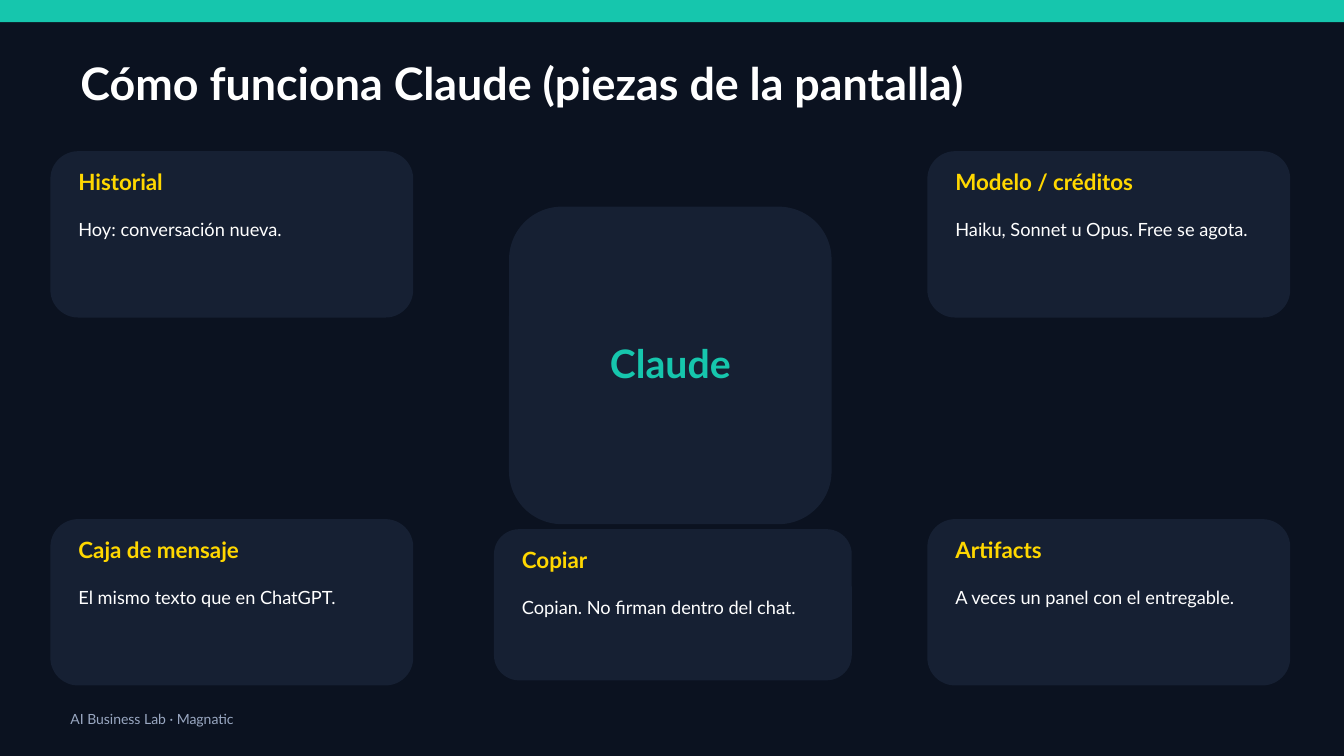
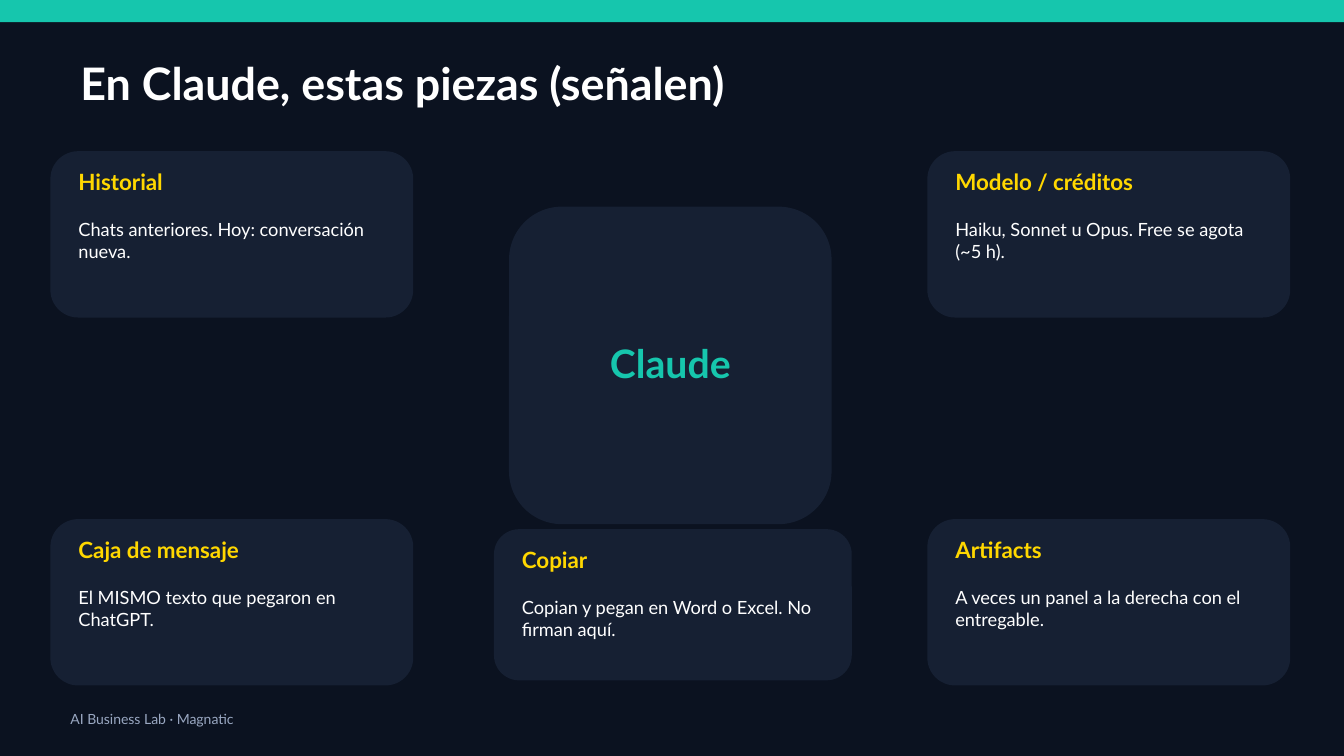
Before and after one commit to xander0408/CURSOS, a slide deck: slide 20 of AI-Business-Lab-Presentacion.pptx (slide 13 before the commit). Drawn at 1344x756 pixels with LibreOffice and Linux fonts; fonts in the diff are those of the drawing. Boxes give left, top, right and bottom in pixels: in the first picture for what was removed or moved away, otherwise in the second. Text is boxed around its words. In the diff, an @@ line names an element or a change of style, - is before the commit and + after.

```diff
--- a/AI-Business-Lab-Presentacion.pptx
+++ b/AI-Business-Lab-Presentacion.pptx
@@ text at [80,65,724,108]: text changed @@
-Cómo funciona Claude (piezas de la pantalla)
+En Claude, estas piezas (señalen)
@@ text at [78,222,364,258]: text changed @@
-Hoy: conversación nueva.
+Chats anteriores. Hoy: conversación nueva.
@@ text at [955,222,1243,261]: text changed @@
-Haiku, Sonnet u Opus. Free se agota.
+Haiku, Sonnet u Opus. Free se agota (~5 h).
@@ text at [78,590,336,626]: text changed @@
-El mismo texto que en ChatGPT.
+El MISMO texto que pegaron en ChatGPT.
@@ text at [955,590,1241,630]: text changed @@
-A veces un panel con el entregable.
+A veces un panel a la derecha con el entregable.
@@ text at [522,600,811,639]: text changed @@
-Copian. No firman dentro del chat.
+Copian y pegan en Word o Excel. No firman aquí.
```
Also in this commit, not shown: 37 other slides changed, 10 slides added, 14 slides removed, 1 other file.
